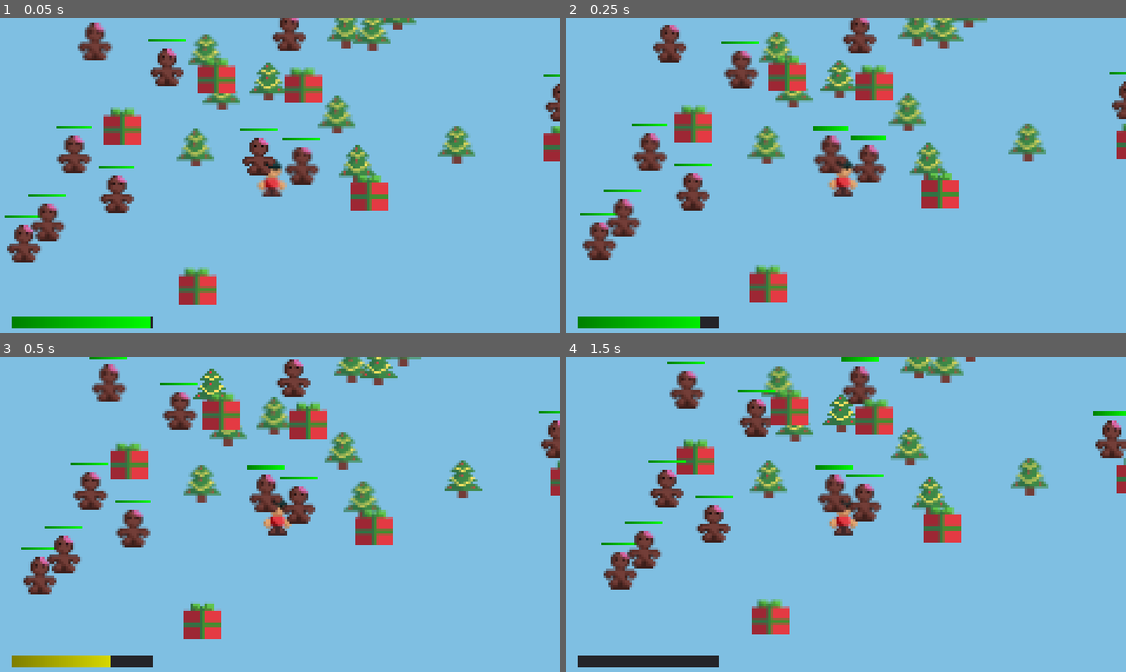
Above: before the commit, frames 1-4 (two rows, left to right).
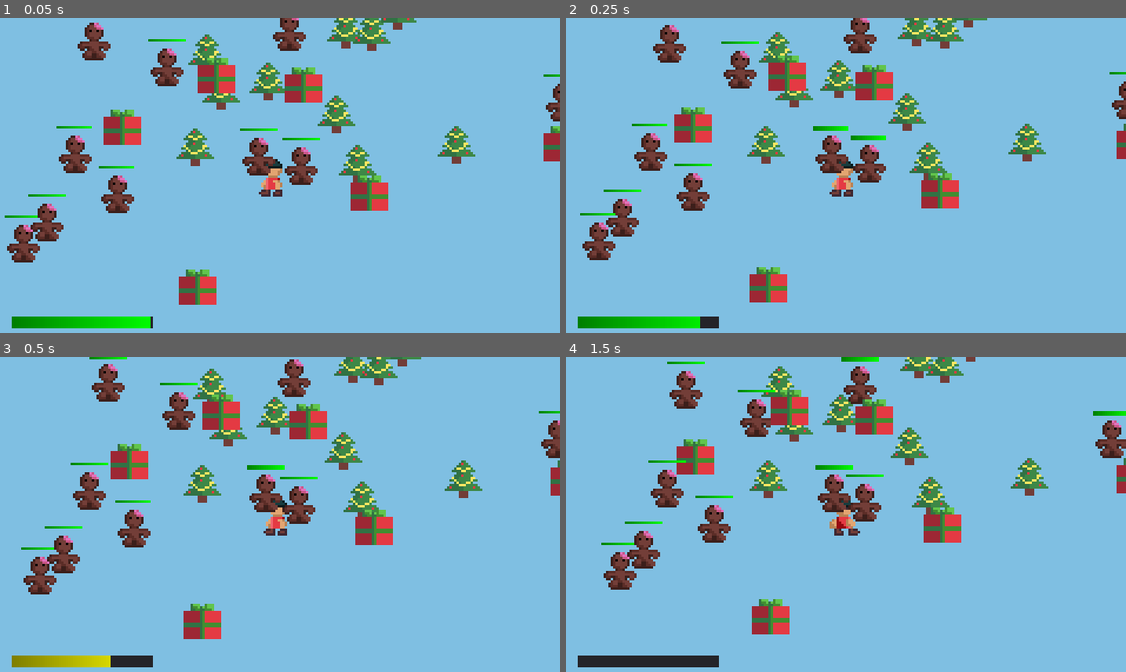
Above: after the commit, the same moments.

Repository: cznrhubarb/feliz-navidead
Game: Godot game, scene res://scn/TestScene.tscn
The game is run twice, just before and just after one commit, with the same random seed, the same clock (stepped at 60 frames per second) and the same inputs.
Inputs (mouse positions are in pixels of both pictures, inside the frame that each line leads up to):
- Up to frame 1 (0.05 s): no input
- Up to frame 2 (0.25 s): no input
- Up to frame 3 (0.5 s): no input
- Up to frame 4 (1.5 s): move the mouse to (969, 498) at 0.52 s; press the mouse at (969, 498) at 0.53 s; hold D (move_right) 0.53-1.28 s; move the mouse to (728, 530) at 1.27 s; release the mouse at (728, 530) at 1.28 s; hold S (move_down) from 1.28 s (still down); click (728, 530) at 1.35 s

The runs differ from the first frame. In frame 1, 5.1% of the frame differs, in the area x 1-100%, y 0-92%; in frame 2, 5.5%, in the area x 2-100%, y 0-91%; in frame 3, 4.4%; in frame 4, 4.7%.
Error before the commit: Invalid set index 'playback_speed' (on base: 'null instance') with value of type 'int'. (res://src/Child.gd:86)

Commit message:
Got a few of the curses working.

Diff:
--- a/UI/GiftDialog.gd
+++ b/UI/GiftDialog.gd
@@ -3,20 +3,22 @@
 var weapon
 var curse
 var gift
+onready var child = get_tree().get_root().find_node("Child", true, false)
 
 func _ready():
 	find_node("Panel").modulate.a = 0.6
 
 func set_weapon(wpn):
-	find_node("WeaponText").text = wpn.description
+	if not child.has_curse("gift_horse"):
+		find_node("WeaponText").text = wpn.description
 	weapon = wpn
 
 func set_curse(crs):
-	#find_node("CurseText").text = crs.description
+	if not child.has_curse("gift_horse"):
+		find_node("CurseText").text = crs.description
 	curse = crs
 
 func _on_Open_pressed():
-	var child = get_tree().get_root().find_node("Child", true, false)
 	child.add_weapon(weapon)
 	child.add_curse(curse)
 	gift.queue_free()
--- a/project.godot
+++ b/project.godot
@@ -66,5 +66,6 @@
 
 [rendering]
 
+quality/2d/use_pixel_snap=true
 environment/default_clear_color=Color( 0.501961, 0.752941, 0.890196, 1 )
 environment/default_environment="res://default_env.tres"
--- a/scn/Child.tscn
+++ b/scn/Child.tscn
@@ -1,7 +1,8 @@
-[gd_scene load_steps=8 format=2]
+[gd_scene load_steps=9 format=2]
 
 [ext_resource path="res://src/Child.gd" type="Script" id=1]
 [ext_resource path="res://img/Anim/Player_Walk_Anim.PNG" type="Texture" id=2]
+[ext_resource path="res://src/ChildCamera.gd" type="Script" id=3]
 
 [sub_resource type="RectangleShape2D" id=1]
 extents = Vector2( 4.47797, 5.13091 )
@@ -89,10 +90,11 @@
 hframes = 4
 frame = 11
 
-[node name="Camera2D" type="Camera2D" parent="."]
+[node name="ChildCamera" type="Camera2D" parent="."]
 current = true
 smoothing_enabled = true
 smoothing_speed = 10.0
+script = ExtResource( 3 )
 
 [node name="AnimationPlayer" type="AnimationPlayer" parent="."]
 anims/WalkDown = SubResource( 2 )
--- a/scn/TestScene.tscn
+++ b/scn/TestScene.tscn
@@ -1,20 +1,36 @@
-[gd_scene load_steps=11 format=2]
+[gd_scene load_steps=12 format=2]
 
-[ext_resource path="res://src/Child.gd" type="Script" id=1]
-[ext_resource path="res://img/Boy .PNG" type="Texture" id=2]
+[ext_resource path="res://src/CurseBag.gd" type="Script" id=1]
+[ext_resource path="res://scn/Child.tscn" type="PackedScene" id=2]
 [ext_resource path="res://src/TreeFactory.gd" type="Script" id=3]
 [ext_resource path="res://src/GingerFactory.gd" type="Script" id=4]
 [ext_resource path="res://scn/Gift.tscn" type="PackedScene" id=5]
 [ext_resource path="res://src/GiftFactory.gd" type="Script" id=6]
 [ext_resource path="res://UI/GameHud.tscn" type="PackedScene" id=7]
-[ext_resource path="res://scn/CurseBag.gd" type="Script" id=8]
 
 [sub_resource type="TileSet" id=1]
 
-[sub_resource type="RectangleShape2D" id=2]
-extents = Vector2( 4.47797, 5.13091 )
+[sub_resource type="Gradient" id=2]
+offsets = PoolRealArray( 0, 0.137143, 0.331429, 0.474286, 0.645714, 0.828571, 1 )
+colors = PoolColorArray( 1, 0, 0, 1, 1, 0.890196, 0, 1, 0.266667, 1, 0, 1, 0, 1, 0.882353, 1, 0, 0.0392157, 1, 1, 1, 0, 0.960784, 1, 0.47451, 0, 0.298039, 1 )
+
+[sub_resource type="GradientTexture" id=3]
+gradient = SubResource( 2 )
+
+[sub_resource type="ParticlesMaterial" id=4]
+flag_disable_z = true
+gravity = Vector3( 0, 14.81, 0 )
+initial_velocity = 101.01
+initial_velocity_random = 0.15
+orbit_velocity = 0.0
+orbit_velocity_random = 0.0
+scale = 3.0
+color_ramp = SubResource( 3 )
 
 [node name="TestScene" type="Node2D"]
+
+[node name="CurseBag" type="Node" parent="."]
+script = ExtResource( 1 )
 
 [node name="TileMap" type="TileMap" parent="."]
 tile_set = SubResource( 1 )
@@ -22,27 +38,7 @@
 
 [node name="YSort" type="YSort" parent="."]
 
-[node name="Child" type="KinematicBody2D" parent="YSort"]
-position = Vector2( 111.772, 71.6002 )
-collision_layer = 16
-collision_mask = 13
-script = ExtResource( 1 )
-__meta__ = {
-"_edit_group_": true
-}
-Speed = 100
-
-[node name="CollisionShape2D" type="CollisionShape2D" parent="YSort/Child"]
-position = Vector2( 0.128685, 2.76682 )
-shape = SubResource( 2 )
-
-[node name="Sprite" type="Sprite" parent="YSort/Child"]
-texture = ExtResource( 2 )
-
-[node name="Camera2D" type="Camera2D" parent="YSort/Child"]
-current = true
-smoothing_enabled = true
-smoothing_speed = 10.0
+[node name="Child" parent="YSort" instance=ExtResource( 2 )]
 
 [node name="TreeFactory" type="Node" parent="YSort"]
 script = ExtResource( 3 )
@@ -58,5 +54,8 @@
 
 [node name="GameHud" parent="." instance=ExtResource( 7 )]
 
-[node name="CurseBag" type="Node" parent="."]
-script = ExtResource( 8 )
+[node name="ConfettiBlaster" type="Particles2D" parent="."]
+position = Vector2( 7.68941, 38.0199 )
+emitting = false
+explosiveness = 0.81
+process_material = SubResource( 4 )
--- a/src/Child.gd
+++ b/src/Child.gd
@@ -7,45 +7,65 @@
 var hp_bar
 var health = 100
 var weapons
+var curses
 var anim_player
 var is_moving = false
 var dialog
+var shoot_in_reverse = false
+var run_in_reverse = false
 
 func _ready():
 	game_hud = get_node("../../GameHud")
 	hp_bar = get_node("../../GameHud/HP_Bar")
 	anim_player = get_node("AnimationPlayer")
 	dialog = get_tree().get_root().find_node("GiftDialog", true, false)
-	print(hp_bar.name)
 	randomize()
 	weapons = []
-	#weapons.push_front(load("res://src/Weapons/MilkGrenadeLauncher.gd").new())
+	curses = []
 
 func add_weapon(weapon):
 	weapons.push_front(weapon)
 
 func add_curse(curse):
-	pass
+	curses.push_front(curse)
+	if curse.key == "quake":
+		find_node("ChildCamera").shake(9999, 30, 5)
+	elif curse.key == "gift_horse":
+		dialog.find_node("WeaponText").text = "???"
+		dialog.find_node("CurseText").text = "???"
+	elif curse.key == "reverse_shot":
+		shoot_in_reverse = true
+	elif curse.key == "reverse_run":
+		run_in_reverse = true
+
+func has_curse(curse_name):
+	for curse in curses:
+		if curse.key == curse_name:
+			return true
+	return false
 
 func _physics_process(delta):
 	is_moving = false
-	var deltaPos = Vector2()
+	var delta_pos = Vector2()
 	if Input.is_action_pressed("move_right"):
-		deltaPos.x += Speed
+		delta_pos.x += Speed
 		is_moving = true
 
 	elif Input.is_action_pressed("move_left"):
-		deltaPos.x -= Speed
+		delta_pos.x -= Speed
 		is_moving = true
 
 	if Input.is_action_pressed("move_up"):
-		deltaPos.y -= Speed
+		delta_pos.y -= Speed
 		is_moving = true
 	elif Input.is_action_pressed("move_down"):
-		deltaPos.y += Speed
+		delta_pos.y += Speed
 		is_moving = true
 
-	move_and_slide(deltaPos)
+	if run_in_reverse:
+		delta_pos = Vector2(-delta_pos.x, -delta_pos.y)
+
+	move_and_slide(delta_pos)
 	updateAnimation()
 
 	for weapon in weapons:
@@ -58,7 +78,10 @@
 		shoot(get_shot_direction(), false)
 
 func get_shot_direction():
-	return (get_global_mouse_position() - position).normalized()
+	var dir = (get_global_mouse_position() - position).normalized()
+	if shoot_in_reverse:
+		dir = dir.rotated(3.14159)
+	return dir
 
 func shoot(direction, auto):
 	if not dialog.visible:
--- /dev/null
+++ b/src/ChildCamera.gd
@@ -0,0 +1,55 @@
+extends Camera2D
+
+var _duration = 0.0
+var _period_in_ms = 0.0
+var _amplitude = 0.0
+var _timer = 0.0
+var _last_shook_timer = 0
+var _previous_x = 0.0
+var _previous_y = 0.0
+var _last_offset = Vector2(0, 0)
+
+func _ready():
+    set_process(true)
+
+# Shake with decreasing intensity while there's time remaining.
+func _process(delta):
+    # Only shake when there's shake time remaining.
+    if _timer == 0:
+        return
+    # Only shake on certain frames.
+    _last_shook_timer = _last_shook_timer + delta
+    # Be mathematically correct in the face of lag; usually only happens once.
+    while _last_shook_timer >= _period_in_ms:
+        _last_shook_timer = _last_shook_timer - _period_in_ms
+        # Lerp between [amplitude] and 0.0 intensity based on remaining shake time.
+        var intensity = _amplitude * (1 - ((_duration - _timer) / _duration))
+        # Noise calculation logic from http://jonny.morrill.me/blog/view/14
+        var new_x = rand_range(-1.0, 1.0)
+        var x_component = intensity * (_previous_x + (delta * (new_x - _previous_x)))
+        var new_y = rand_range(-1.0, 1.0)
+        var y_component = intensity * (_previous_y + (delta * (new_y - _previous_y)))
+        _previous_x = new_x
+        _previous_y = new_y
+        # Track how much we've moved the offset, as opposed to other effects.
+        var new_offset = Vector2(x_component, y_component)
+        set_offset(get_offset() - _last_offset + new_offset)
+        _last_offset = new_offset
+    # Reset the offset when we're done shaking.
+    _timer = _timer - delta
+    if _timer <= 0:
+        _timer = 0
+        set_offset(get_offset() - _last_offset)
+
+# Kick off a new screenshake effect.
+func shake(duration, frequency, amplitude):
+    # Initialize variables.
+    _duration = duration
+    _timer = duration
+    _period_in_ms = 1.0 / frequency
+    _amplitude = amplitude
+    _previous_x = rand_range(-1.0, 1.0)
+    _previous_y = rand_range(-1.0, 1.0)
+    # Reset previous offset, if any.
+    set_offset(get_offset() - _last_offset)
+    _last_offset = Vector2(0, 0)
--- a/scn/CurseBag.gd
+++ b/src/CurseBag.gd
@@ -8,48 +8,69 @@
 func fill_curse_bag():
 	curses = [
 		{
+			key = "gift_horse",
+			description = "You will never look a gift horse in the mouth again.",
+			effect = "no curse or weapon descriptions"
+		},
+		{
+			key = "quake",
+			description = "You will feel the earth move under your feet.",
+			effect = "violent constant camera shake"
+		},
+		{
+			key = "lego",
+			description = "Sometime in the next month, in real life, you are going to step on a lego barefoot.",
+			effect = "nothing"
+		},
+		{
+			key = "reverse_shot",
+			description = "You will always be looking back over your shoulder.",
+			effect = "fire in reverse"
+		},
+		{
+			key = "reverse_run",
+			description = "You will always be running behind.",
+			effect = "walk  in reverse"
+		},
+		# ================ Completed above this line =====================
+		{
+			key = "hidden_trees",
 			description = "You won't be able to see the forest for the trees.",
 			effect = "invisible trees"
 		},
 		{
-			description = "You will never look a gift horse in the mouth again.",
-			effect = "no curse or weapon descriptions"
-		},
-		{
+			key = "locusts",
 			description = "You will suffer from a swarm of locusts.",
 			effect = "crawling bugs on screen"
 		},
 		{
-			description = "You will feel the earth move under your feet.",
-			effect = "violent constant camera shake"
-		},
-		{
-			description = "You will always be looking back over your shoulder.",
-			effect = "walk and fire in reverse"
-		},
-		{
-			description = "Sometime in the next month, in real life, you are going to step on a lego barefoot.",
-			effect = "nothing"
-		},
-		{
+			key = "enemy_bullets",
 			description = "You will realize turn about is fair play.",
 			effect = "enemies fire bullets now"
 		},
 		{
+			key = "weapon_jams",
 			description = "Your weapons will get you into a sticky situation.",
 			effect = "weapons jam occasionally"
 		},
 		{
+			key = "confetti",
 			description = "You will learn to celebrate the small wins.",
 			effect = "each enemy kill causes a shit ton of confetti to spray out all over the screen"
 		},
 #		{
+#			key = "frog_kiss",
 #			description = "You are turned into a frog until you are next kissed.",
 #			effect = "frog sprite, move speed slower and jumpy"
 #		},
 	]
 
-func get_curse():
+func get_curse(specific_curse_name = "reverse"):
+	if specific_curse_name != null:
+		for curse in curses:
+			if curse.key == specific_curse_name:
+				return curse
+
 	if curses.size():
 		fill_curse_bag()
 
--- a/src/Gift.gd
+++ b/src/Gift.gd
@@ -10,12 +10,12 @@
 func _ready():
 	dialog = get_tree().get_root().find_node("GiftDialog", true, false)
 	weapon = Factory.make_weapon()
-	curse = null
+	curse = get_tree().get_root().find_node("CurseBag", true, false).get_curse()
 
 func _physics_process(delta):
 	var collision_info = move_and_collide(Vector2())
-	if collision_info and collision_info.collider.type == "child":
-		if not last_collision:
+	if collision_info:
+		if not last_collision and collision_info.collider.type == "child":
 			last_collision = collision_info
 			dialog.set_weapon(weapon)
 			dialog.set_curse(curse)
Not shown, added: img/Anim/Player_Walk_Anim.PNG.import
Not shown, added: scn/TestScene.tscn.depren
